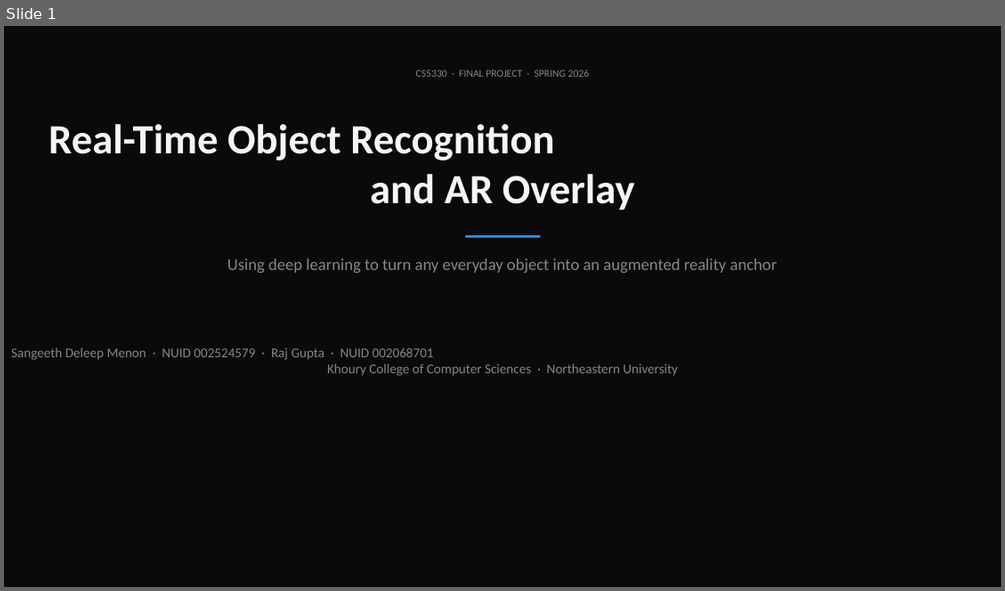
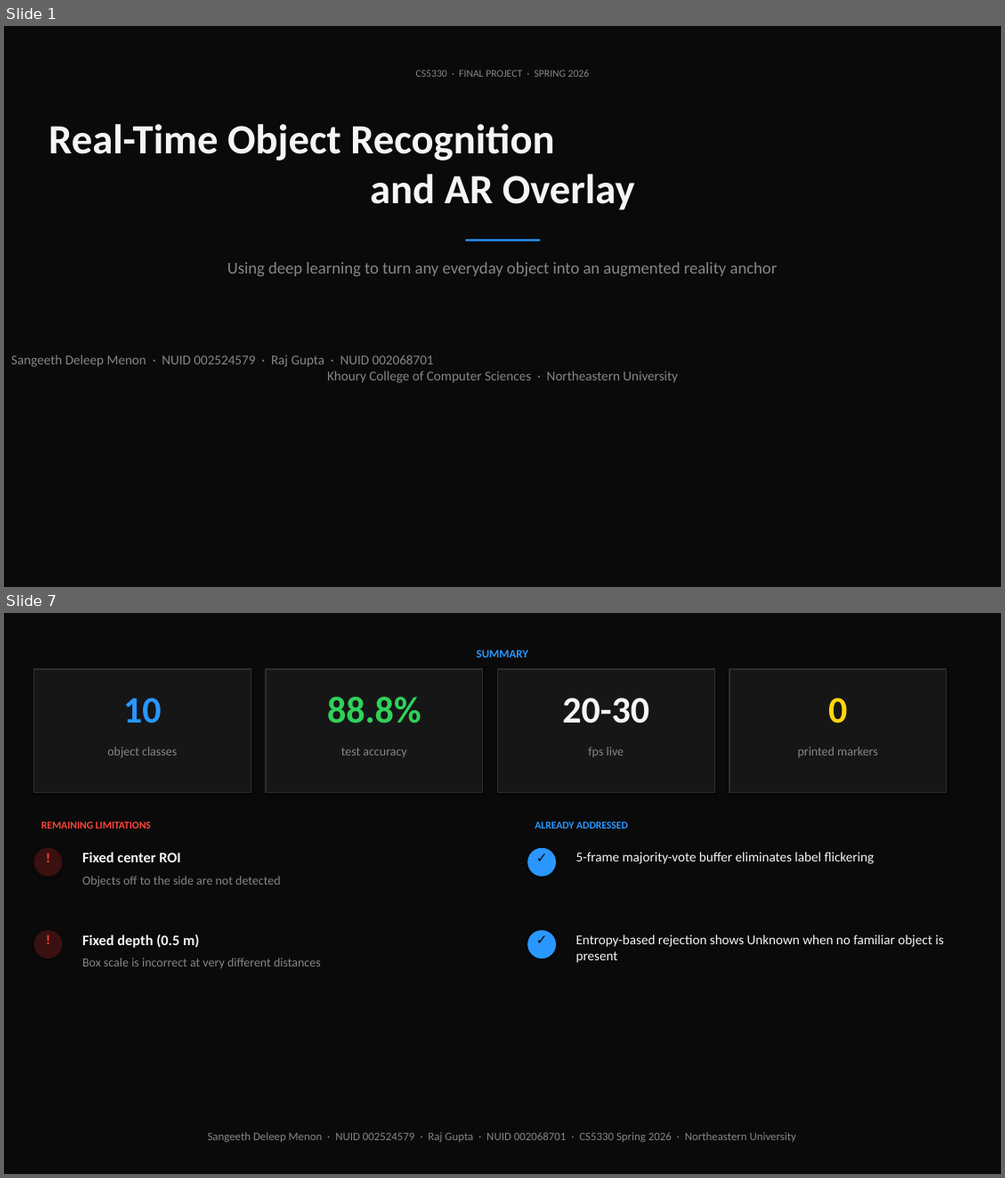
Before and after one commit to sangdelmenon/CS5330_Final_Project, a slide deck: presentation/presentation.pptx. Shown one above the other, each under a label of ours: slide 1 before the commit, slides 1 and 7 after it; the slides between them are not shown. The pictures are 1005x591 and 1005x1178 pixels, drawn with LibreOffice and Linux fonts; fonts in the diff are those of the drawing. Boxes give left, top, right and bottom in pixels: in the first picture for what was removed or moved away, otherwise in the second. Text is boxed around its words. In the diff, an @@ line names an element or a change of style, - is before the commit and + after.

```diff
--- a/presentation/presentation.pptx
+++ b/presentation/presentation.pptx
@@ slide 7 added at (4, 613, 1001, 1174), background #0A0A0A @@
@@ text added at (477, 649, 528, 657), 11 pt, text #2997FF, bold @@
+SUMMARY
@@ rectangle added at (34, 669, 251, 793), fill #161617, outline #2D2D2F 1 pt @@
@@ rectangle added at (266, 669, 483, 793), fill #161617, outline #2D2D2F 1 pt @@
@@ rectangle added at (498, 669, 714, 793), fill #161617, outline #2D2D2F 1 pt @@
@@ rectangle added at (729, 669, 947, 793), fill #161617, outline #2D2D2F 1 pt @@
@@ text added at (123, 698, 162, 723), 36 pt, text #2997FF, bold @@
+10
@@ text added at (327, 697, 421, 723), 36 pt, text #30D158, bold @@
+88.8%
@@ text added at (562, 698, 649, 723), 36 pt, text #F5F5F7, bold @@
+20-30
@@ text added at (828, 698, 847, 723), 36 pt, text #FFD60A, bold @@
+0
@@ text added at (107, 747, 177, 758), 12 pt, text #86868B @@
+object classes
@@ text added at (341, 747, 406, 757), 12 pt, text #86868B @@
+test accuracy
@@ text added at (588, 747, 624, 757), 12 pt, text #86868B @@
+fps live
@@ text added at (798, 747, 878, 757), 12 pt, text #86868B @@
+printed markers
@@ text added at (41, 821, 151, 828), 10 pt, text #FF453A, bold @@
+REMAINING LIMITATIONS
@@ text added at (534, 821, 628, 828), 10 pt, text #2997FF, bold @@
+ALREADY ADDRESSED
@@ ellipse added at (34, 848, 63, 876), fill #3A1010 @@
@@ text added at (34, 845, 63, 874), 13 pt, text #FF453A, bold @@
+!
@@ text added at (82, 852, 180, 862), 14 pt, text #F5F5F7, bold @@
+Fixed center ROI
@@ ellipse added at (527, 848, 556, 876), fill #2997FF @@
@@ text added at (527, 845, 556, 874), 13 pt, text #0A0A0A, bold @@
+✓
@@ text added at (576, 852, 874, 864), 13 pt, text #F5F5F7 @@
+5-frame majority-vote buffer eliminates label flickering
@@ text added at (82, 876, 280, 886), 12 pt, text #86868B @@
+Objects off to the side are not detected
@@ ellipse added at (34, 930, 63, 958), fill #3A1010 @@
@@ text added at (34, 928, 63, 957), 13 pt, text #FF453A, bold @@
+!
@@ ellipse added at (527, 930, 556, 958), fill #2997FF @@
@@ text added at (527, 928, 556, 957), 13 pt, text #0A0A0A, bold @@
+✓
@@ text added at (82, 934, 199, 948), 14 pt, text #F5F5F7, bold @@
+Fixed depth (0.5 m)
@@ text added at (82, 957, 321, 968), 12 pt, text #86868B @@
+Box scale is incorrect at very different distances
@@ text added at (576, 934, 943, 963), 13 pt, text #F5F5F7 @@
+Entropy-based rejection shows Unknown when no familiar object is present
@@ text added at (208, 1132, 796, 1142), 11 pt, text #86868B @@
+Sangeeth Deleep Menon · NUID 002524579 · Raj Gupta · NUID 002068701 · CS5330 Spring 2026 · Northeastern University
@@ slide 1 changed as well @@
@@ rectangle: place and size @@
-rectangle at (465, 235, 540, 238)
+rectangle at (465, 239, 540, 241)
@@ text "Using deep learning to turn ...": place and size @@
-text "Using deep learning to turn ..." at (227, 258, 777, 273)
+text "Using deep learning to turn ..." at (227, 262, 777, 276)
@@ text "Sangeeth Deleep Menon · NUID ...": place and size @@
-text "Sangeeth Deleep Menon · NUID ..." at (11, 347, 678, 376)
+text "Sangeeth Deleep Menon · NUID ..." at (11, 354, 678, 383)
```
Also in this commit, not shown: 2 other slides changed, 3 other slides added, 7 slides removed, 6 other files.
